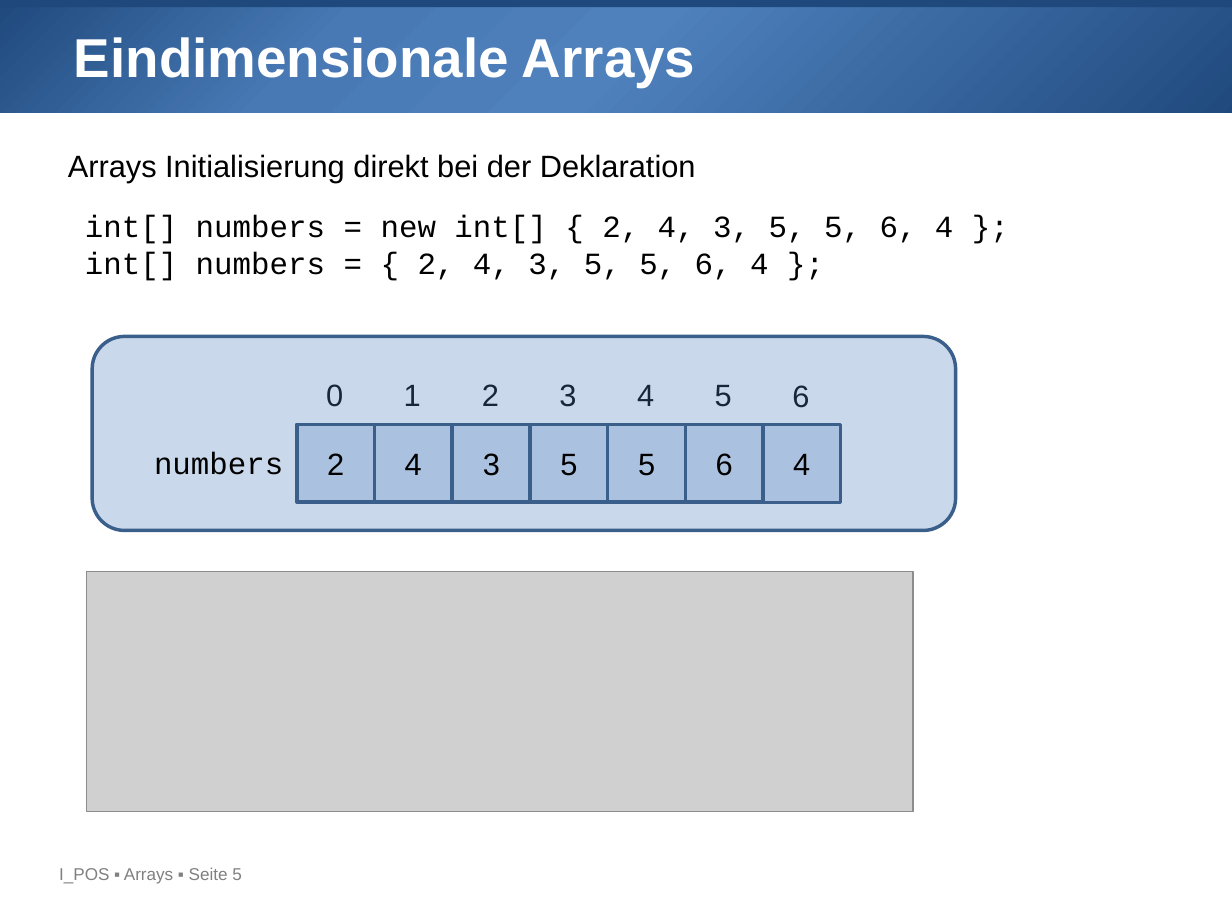
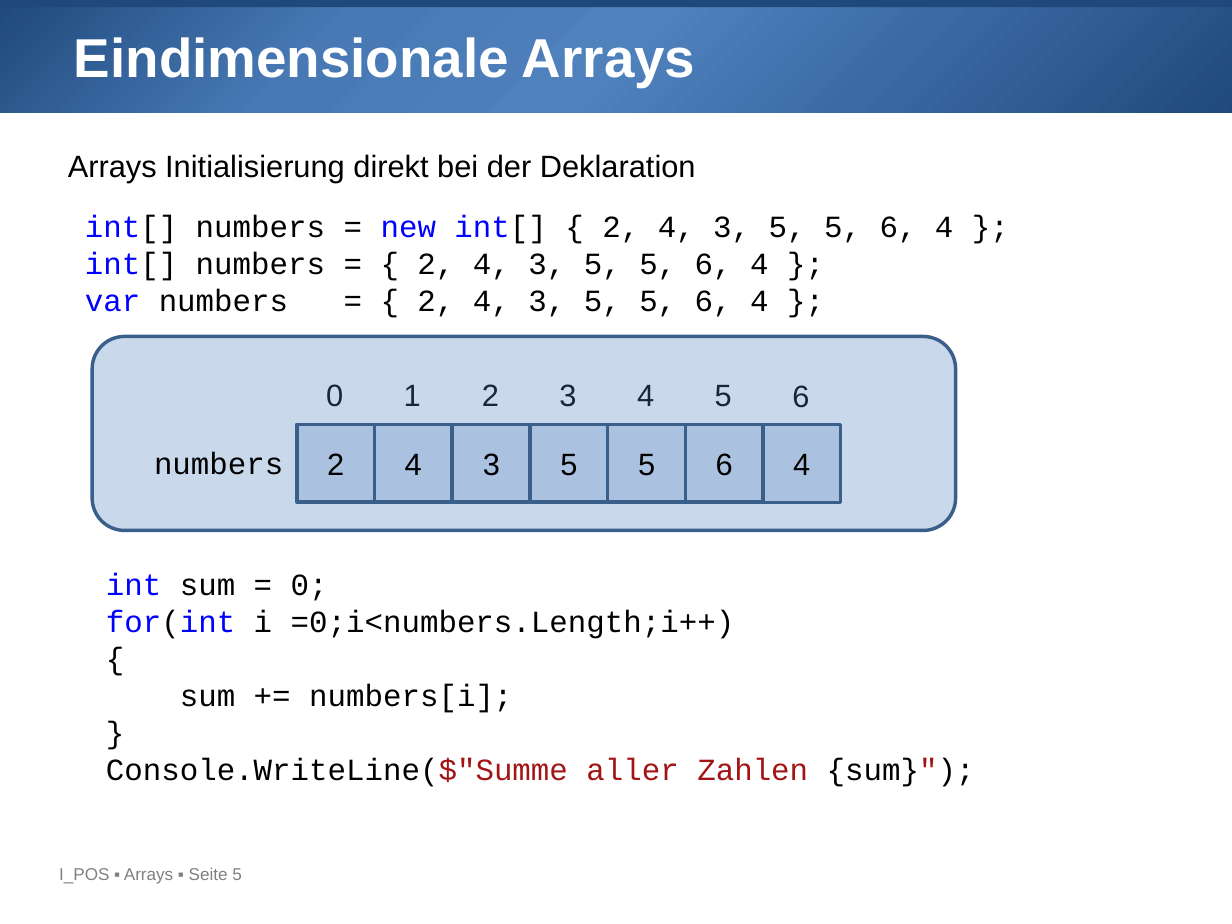
Before and after one commit to htl-leo-prog-1/examples-ha, a slide deck: slide 5 of 08_Arrays/08_Arrays.pptx. Drawn at 1232x924 pixels with LibreOffice and Linux fonts; fonts in the diff are those of the drawing; grey boxes stand for pictures; background and template pictures are left out. Boxes give left, top, right and bottom in pixels: in the first picture for what was removed or moved away, otherwise in the second. Text is boxed around its words. In the diff, an @@ line names an element or a change of style, - is before the commit and + after.

```diff
--- a/08_Arrays/08_Arrays.pptx
+++ b/08_Arrays/08_Arrays.pptx
@@ text at <box>85,215,953,281</box>: text colour #000000 to #0000FF in "int[] new int[]", "int[]" @@
@@ text at <box>85,289,768,317</box>: paragraph added @@
+var numbers = { 2, 4, 3, 5, 5, 6, 4 };
@@ picture removed at <box>86,572,913,812</box> @@
@@ text added at <box>106,573,975,787</box>, 18 pt, text #000000 @@
+int sum = 0;
+for(int i =0;i<numbers.Length;i++)
+{
+sum += numbers[i];
+}
+Console.WriteLine($"Summe aller Zahlen {sum}");
```
Also in this commit, not shown: 1 slide added, 1 slide removed, 23 other files.
